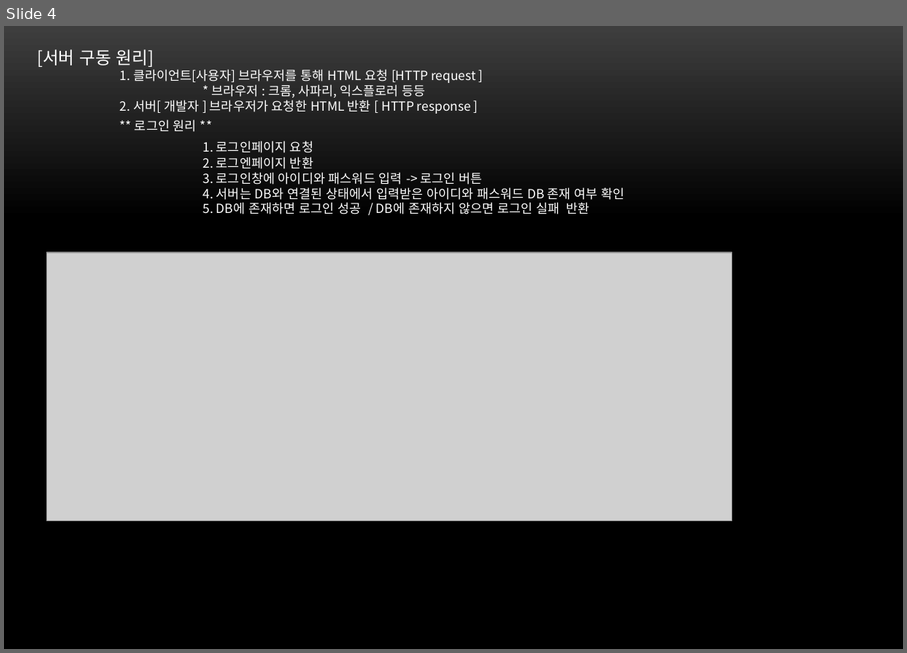
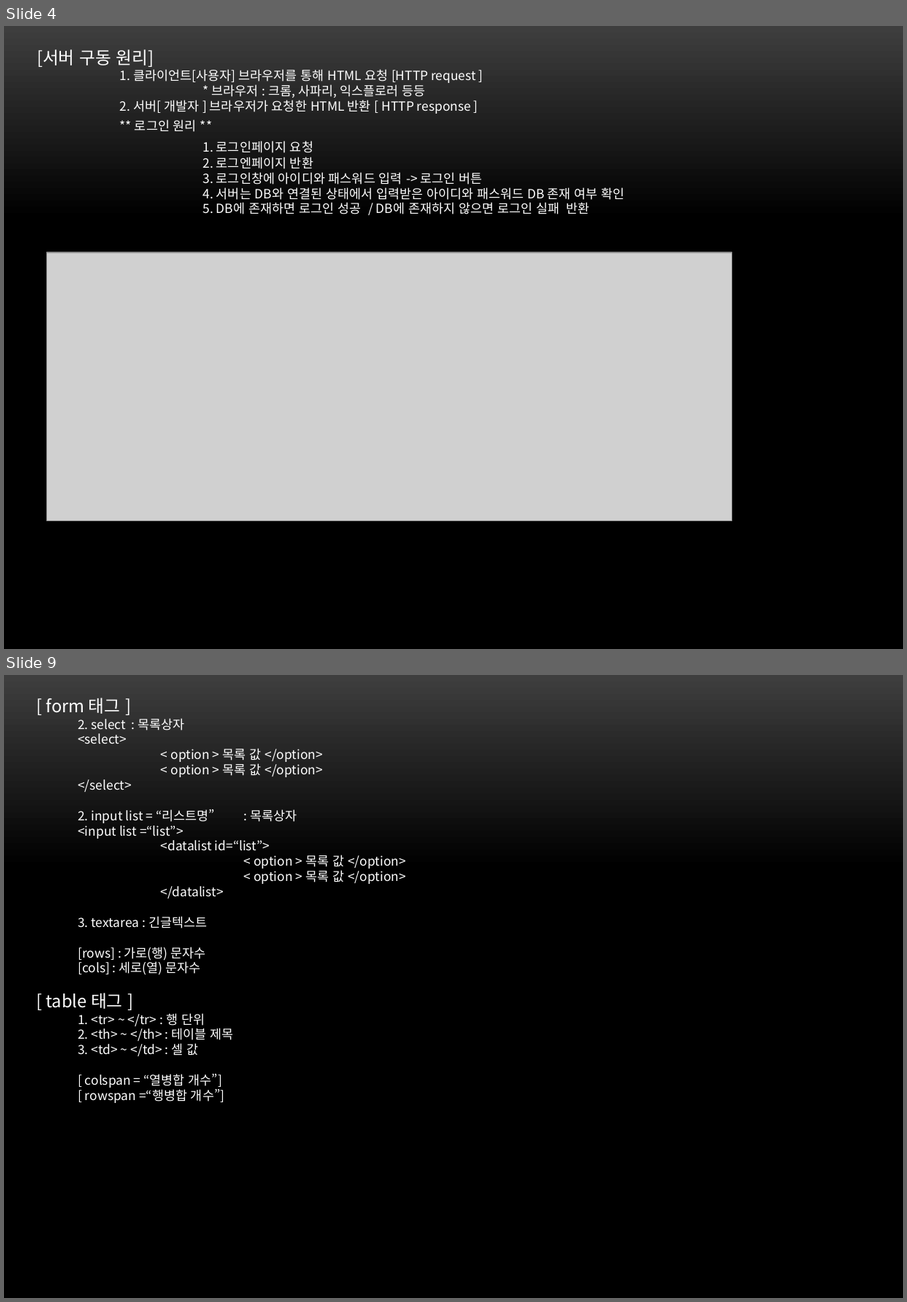
Before and after one commit to kth0027/ezen_kth, a slide deck: Front/src/main/webapp/PPT/web.pptx. Shown one above the other, each under a label of ours: slide 4 before the commit, slides 4 and 9 after it; the slides between them are not shown. The pictures are 907x653 and 907x1302 pixels, drawn with LibreOffice and Linux fonts; fonts in the diff are those of the drawing; grey boxes stand for pictures; background and template pictures are left out. Boxes give left, top, right and bottom in pixels: in the first picture for what was removed or moved away, otherwise in the second. Text is boxed around its words. In the diff, an @@ line names an element or a change of style, - is before the commit and + after.

```diff
--- a/Front/src/main/webapp/PPT/web.pptx
+++ b/Front/src/main/webapp/PPT/web.pptx
@@ slide 9 added at [4, 675, 903, 1298], background picture (left out) @@
@@ text added at [46, 698, 406, 1103], 11 pt, text #FFFFFF @@
+[ form 태그 ]
+  2. select : 목록상자
+  <select>
+  < option > 목록 값 </option>
+  < option > 목록 값 </option>
+  </select>
+  2. input list = “리스트명” : 목록상자
+  <input list =“list”>
+  <datalist id=“list”>
+  < option > 목록 값 </option>
+  < option > 목록 값 </option>
+  </datalist>
+  3. textarea : 긴글텍스트
+  [rows] : 가로(행) 문자수
+  [cols] : 세로(열) 문자수
+[ table 태그 ]
+  1. <tr> ~ </tr> : 행 단위
+  2. <th> ~ </th> : 테이블 제목
+  3. <td> ~ </td> : 셀 값
+  [ colspan = “열병합 개수”]
+  [ rowspan =“행병합 개수”]
```
Also in this commit, not shown: 2 slides changed, 10 other slides added.
